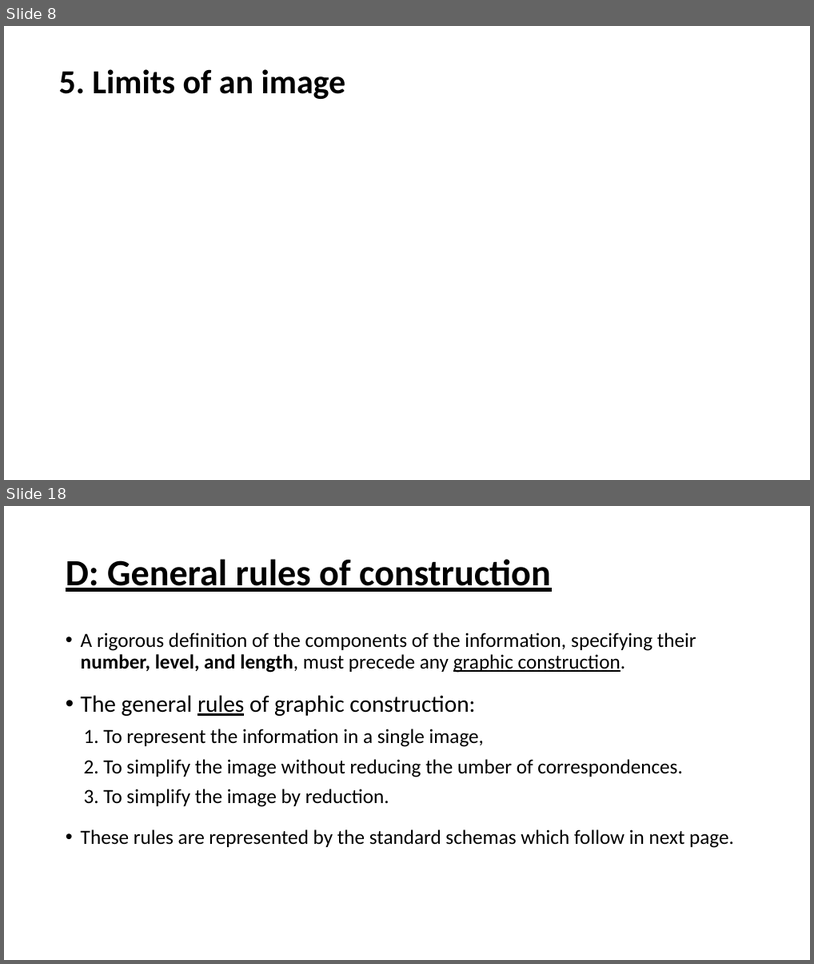
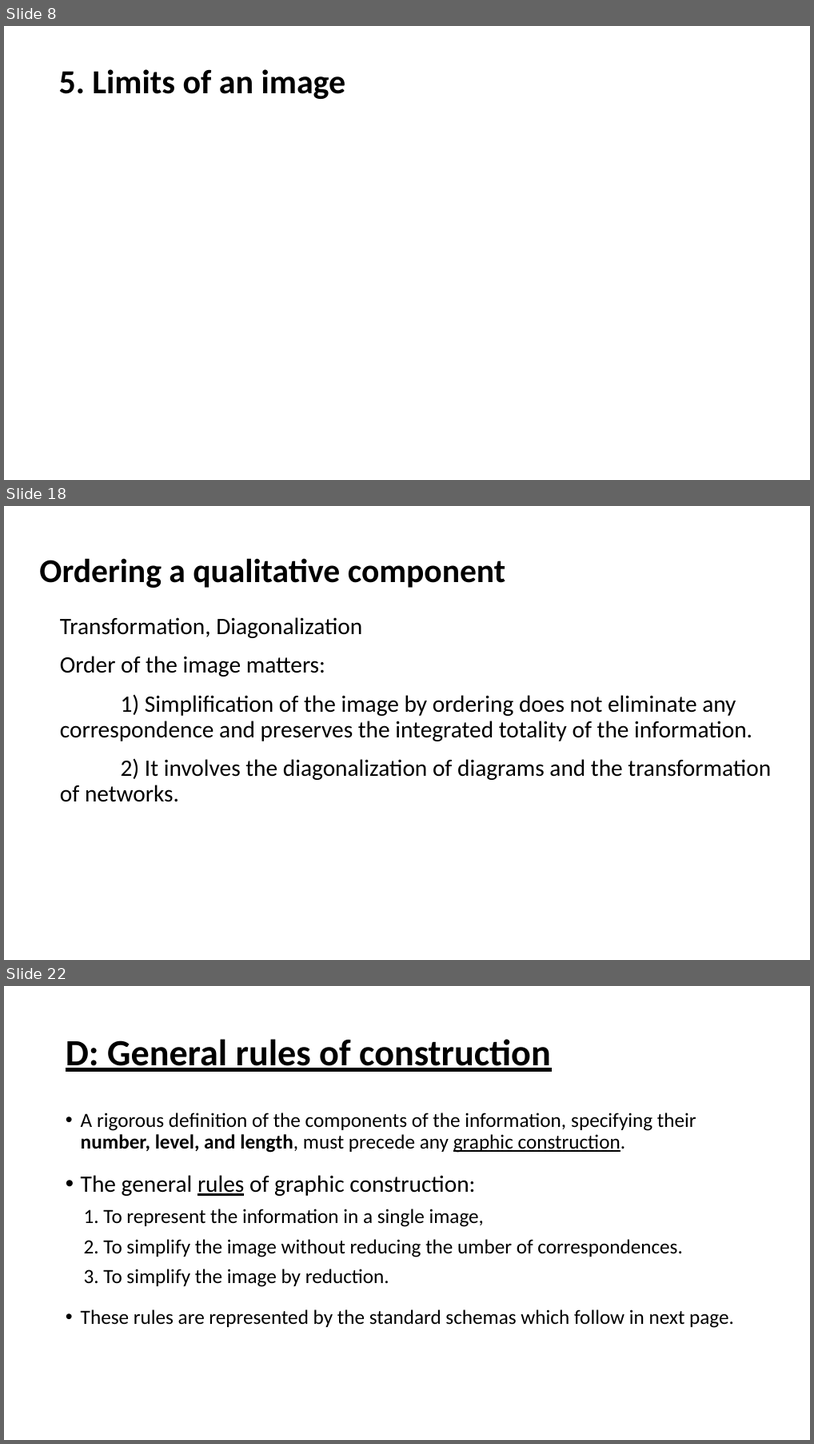
Before and after one commit to Jiaxin-yyjx/Visualization-D3.js-Lab, a slide deck: midterm/SoMSummery.pptx. Shown one above the other, each under a label of ours: slides 8 and 18 before the commit, slides 8, 18 and 22 after it; the slides between them are not shown. The pictures are 814x964 and 814x1444 pixels, drawn with LibreOffice and Linux fonts; fonts in the diff are those of the drawing. Boxes give left, top, right and bottom in pixels: in the first picture for what was removed or moved away, otherwise in the second. Text is boxed around its words. In the diff, an @@ line names an element or a change of style, - is before the commit and + after.

```diff
--- a/midterm/SoMSummery.pptx
+++ b/midterm/SoMSummery.pptx
@@ slide 18 added at bbox=[4, 506, 810, 960], background #FFFFFF @@
@@ title added at bbox=[39, 558, 506, 588], 39.6 pt, text #000000, bold @@
+Ordering a qualitative component
@@ text added at bbox=[60, 617, 771, 802], 28 pt, text #000000 @@
+Transformation, Diagonalization
+Order of the image matters:
+1) Simplification of the image by ordering does not eliminate any correspondence and preserves the integrated totality of the information.
+2) It involves the diagonalization of diagrams and the transformation of networks.
@@ what was slide 18 is now slide 22 @@
```
Also in this commit, not shown: 1 slide changed, 10 other slides added, 7 slides removed, 1 other file.
